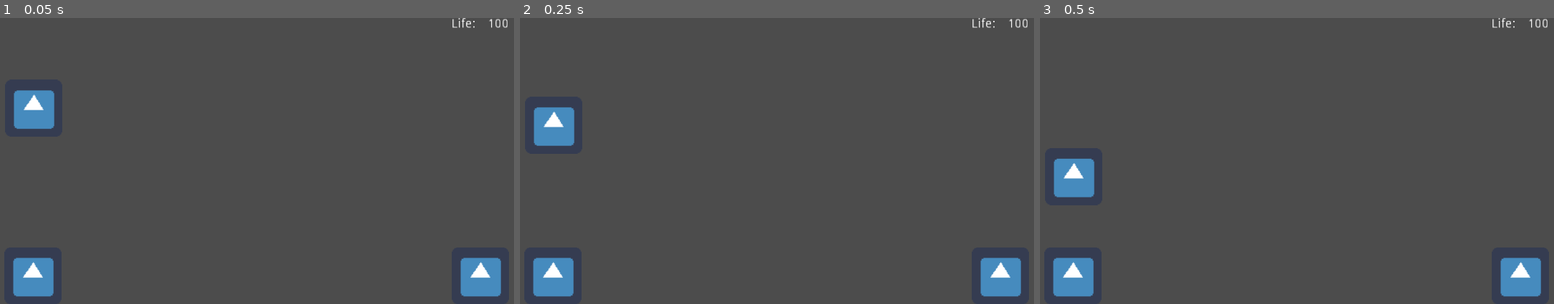
Above: before the commit, frames 1-3 (left to right).
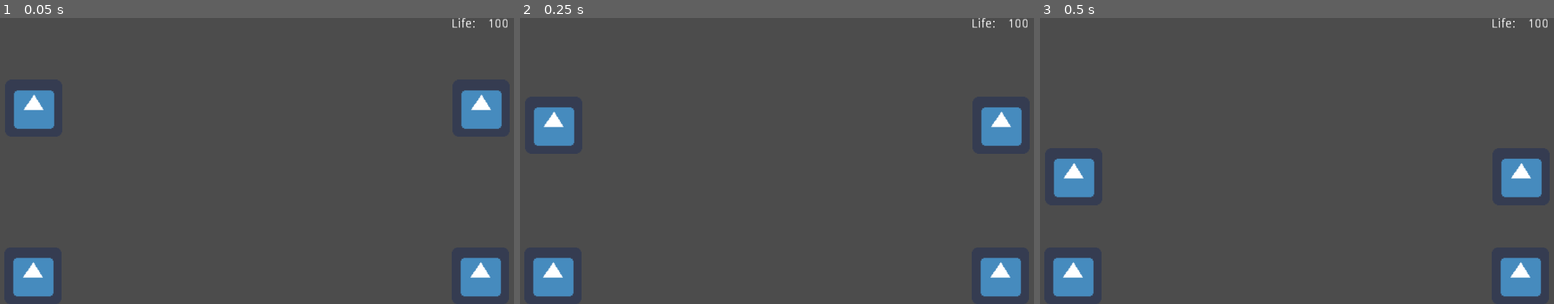
Above: after the commit, the same moments.

Repository: sergioperez/godot-test0-2d
Game: Godot game, scene res://Main.tscn
Two runs of this game, one before a commit and one after it. Both use one fixed random seed, a clock stepped at 60 frames per second and the inputs below. The engine's default icon, where the game draws it, is replaced by a stand-in: a white triangle on a blue panel in a dark square.
Inputs:
- Up to frame 1 (0.05 s): no input
- Up to frame 2 (0.25 s): no input
- Up to frame 3 (0.5 s): no input

The runs differ from the first frame. In frame 1, 1.1% of the frame differs, in the area x 89-98%, y 25-39%; in frame 2, 1.1%; in frame 3, 1.1%, in the area x 89-98%, y 49-63%.

Commit message:
Initial networking functionality :)

Diff:
--- /dev/null
+++ b/NetworkPlayer.gd
@@ -0,0 +1,32 @@
+extends KinematicBody2D
+
+signal shoot
+
+var player_id = 8
+var info_text_node = "hola"
+const MAX_JUMPS = 2
+const GRAVITY = 10
+const WALK_SPEED = 300
+const JUMP_POWER = 300
+const FLOOR_NORMAL = Vector2(0, -1)
+var velocity = Vector2()
+var available_jumps = 0
+var life = 100
+var shield = 0
+
+var looking_to = Vector2(0, 1)
+
+var _KEY_UP = ""
+var _KEY_LEFT = ""
+var _KEY_RIGHT = ""
+
+func set_controls(key_left, key_up, key_right):
+	_KEY_UP = key_up
+	_KEY_LEFT = key_left
+	_KEY_RIGHT = key_right
+
+# Called when the node enters the scene tree for the first time.
+func _ready():
+	print(_KEY_UP)
+	looking_to.x = 1
+	life = 100;
--- /dev/null
+++ b/NetworkPlayer.tscn
@@ -0,0 +1,22 @@
+[gd_scene load_steps=4 format=2]
+
+[ext_resource path="res://NetworkPlayer.gd" type="Script" id=1]
+[ext_resource path="res://icon.png" type="Texture" id=2]
+
+[sub_resource type="RectangleShape2D" id=1]
+extents = Vector2( 29.4708, 30 )
+
+[node name="NetworkPlayer" type="KinematicBody2D"]
+position = Vector2( 96, 210 )
+script = ExtResource( 1 )
+__meta__ = {
+"_edit_group_": true
+}
+
+[node name="Sprite" type="Sprite" parent="."]
+position = Vector2( -7.62939e-06, 0 )
+texture = ExtResource( 2 )
+
+[node name="CollisionShape2D" type="CollisionShape2D" parent="."]
+position = Vector2( -7.62939e-06, 0 )
+shape = SubResource( 1 )
--- a/Node2D.gd
+++ b/Node2D.gd
@@ -1,34 +1,61 @@
 extends Node2D
 
+# TODO: Remove GAME_ID constant, its just to try things :)
+var GAME_ID = 0
 const MAIN_SCENARIO_URI = "res://MainScenario.tscn"
 
-var player = null
 var scenario = null
+
 
 var old_player_life = 100
 var new_player_life = 100
-var caca = 100
+var players = []
+var network_players = []
+var bullets = []
+var Player = preload("res://Player.tscn")
+var Scenario = preload(MAIN_SCENARIO_URI)
 
-var bullets = []
+var tcp_client = null
 
 # Called when the node enters the scene tree for the first time.
 func _ready():
-	var Player = preload("res://Player.tscn")
-	var Scenario = preload(MAIN_SCENARIO_URI)
 	scenario = Scenario.instance()
+	add_child(scenario)
 
-	player = Player.instance()
-	player.set_controls("ui_left", "ui_up", "ui_right")
-
-	player.position.x = 100
-	player.position.y = 100
+	var player = spawn_new_player(100, 100)
+	players.append(player)
 	get_node("LifeCount").text = "%s" % player.life
 
-	add_child(scenario)
+	var network_player = spawn_network_player(600, 100)
+	network_players.append(network_player)
+	tcp_client = _tcp_connect()
+	#_read_tcp_messages(tcp_client)
+
+func _tcp_connect():
+	var tcp_client = StreamPeerTCP.new()
+	if !tcp_client.is_connected_to_host():
+		print("Connecting")
+		tcp_client.connect_to_host("127.0.0.1", 18000)
+	return tcp_client
+
+
+func spawn_new_player(x, y):
+	var player = Player.instance()
+	player.set_controls("ui_left", "ui_up", "ui_right")
+	player.position.x = x
+	player.position.y = y
 	add_child(player)
-	player.connect("shoot", self, "test")
+	return player
+	#player.connect("shoot", self, "player_shoot")
 
-func test(player, shoot_direction):
+func spawn_network_player(x, y):
+	var network_player = Player.instance()
+	network_player.position.x = x
+	network_player.position.y = y
+	add_child(network_player)
+	return network_player
+
+func player_shoot(player, shoot_direction):
 	var Bullet = preload("res://Bullet.tscn")
 	var bullet = Bullet.instance()
 	bullets.append(bullet)
@@ -42,35 +69,40 @@
 
 # Called every frame. 'delta' is the elapsed time since the previous frame.
 func _process(delta):
-	old_player_life = player.life
-	update_player_life(player)
-	new_player_life = player.life
+	check_death_area()
+	_write_tcp_messages(tcp_client)
+	_read_tcp_messages(tcp_client)
 
-	if(old_player_life != new_player_life):
-		get_node("LifeCount").text = "%s" % player.life
+func _write_tcp_messages(tcp_client):
+	var message = str(GAME_ID) + "," + str(players[0].position.x) \
+						 + "," + str(players[0].position.y)
+	if tcp_client.is_connected_to_host():
+		tcp_client.put_string(message)
 
-	if player.life == 0:
-		open_game_over()
+func _read_tcp_messages(tcp_client):
+	#if tcp_client.is_connected_to_host():
+		#print(str(tcp_client.get_string()))
+	print(tcp_client.get_string(5))
+	pass
 
-	if caca == 0:
-		print("eeee")
+func check_death_area():
+	var death_area_bodies = scenario.get_node("DeathArea").get_overlapping_bodies()
 
-func update_player_life(player):
-	var bodies = scenario.get_node("DeathArea").get_overlapping_bodies()
-	if len(bodies) > 0:
-		print("SAMATAO")
-		print(bodies)
+	for body in death_area_bodies:
+		if body is Node2D:
+			print("samatao")
+			remove_child(body)
+		if body is KinematicBody2D:
+			open_game_over(body)
 
-	for body in bodies:
-		print(body.get_class().get_name())
+		#print(body.get_class().get_name())
 		#body.life = 0
 
 
-func open_game_over():
-	caca = 0
+func open_game_over(death_player):
 	var Scenario = preload("res://GameOverScenario.tscn")
 	remove_child(scenario)
 	var new_scenario = Scenario.instance()
 	add_child(new_scenario)
-	remove_child(player)
+	remove_child(death_player)
 	pass
Not shown, added: server/server.rb
